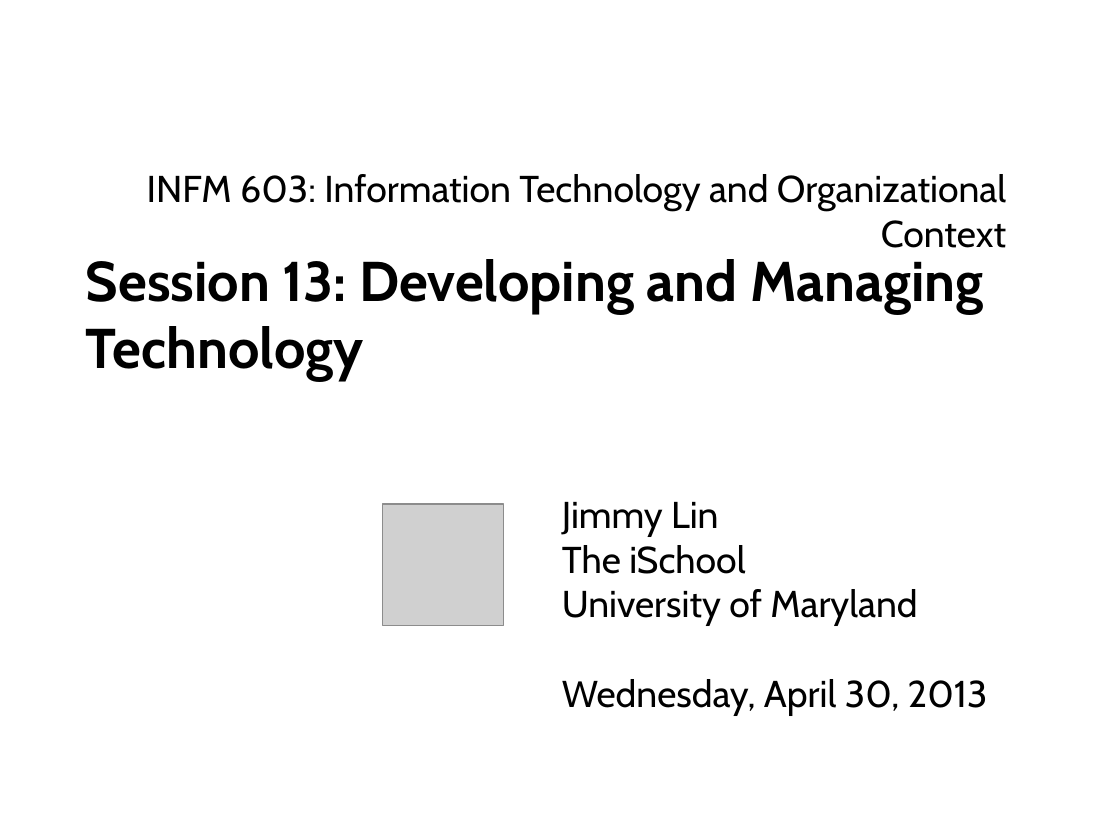
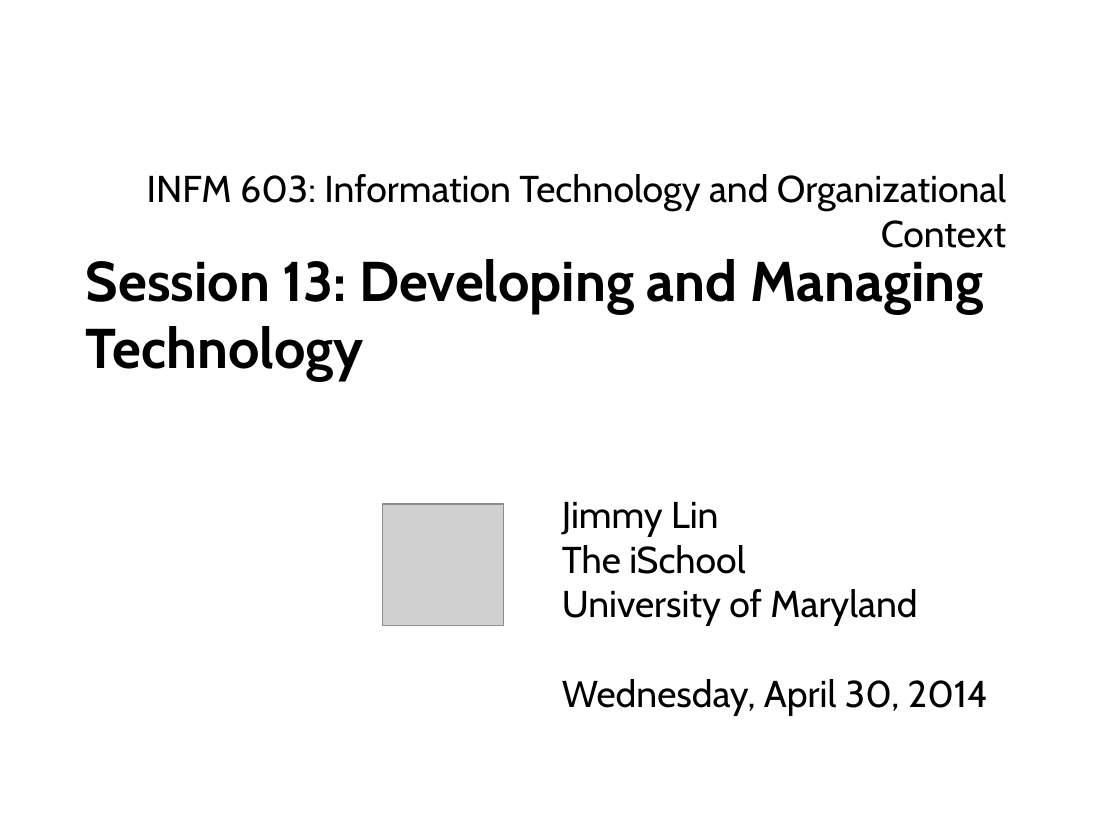
Before and after one commit to lintool/UMD-courses, a slide deck: slide 1 of slides/session13.pptx. Drawn at 1120x840 pixels with LibreOffice and Linux fonts; fonts in the diff are those of the drawing; grey boxes stand for pictures. Boxes give left, top, right and bottom in pixels: in the first picture for what was removed or moved away, otherwise in the second. Text is boxed around its words. In the diff, an @@ line names an element or a change of style, - is before the commit and + after.

```diff
--- a/slides/session13.pptx
+++ b/slides/session13.pptx
@@ text at [562, 679, 988, 715]: text changed @@
-Wednesday, April 30, 2013
+Wednesday, April 30, 2014
```
Also in this commit, not shown: 1 other file.
